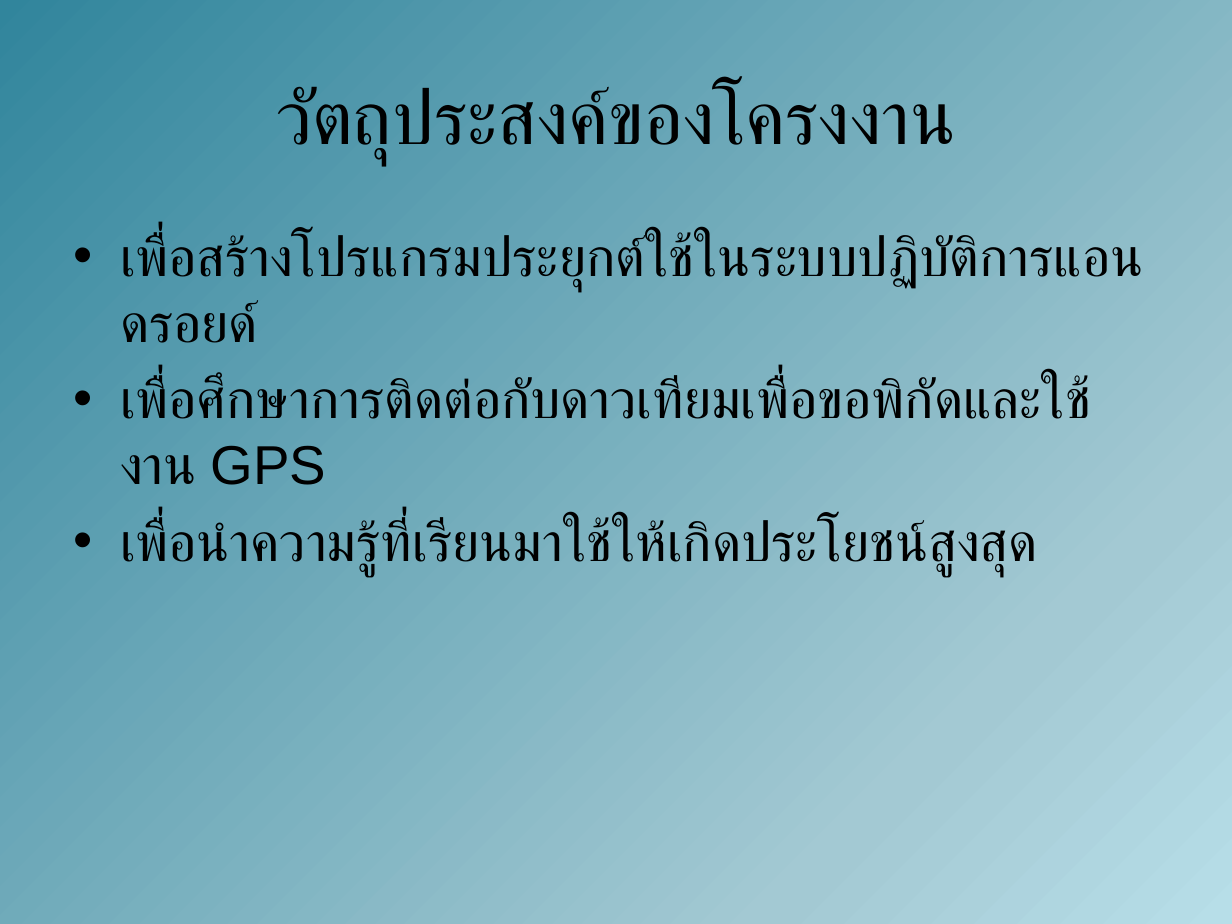
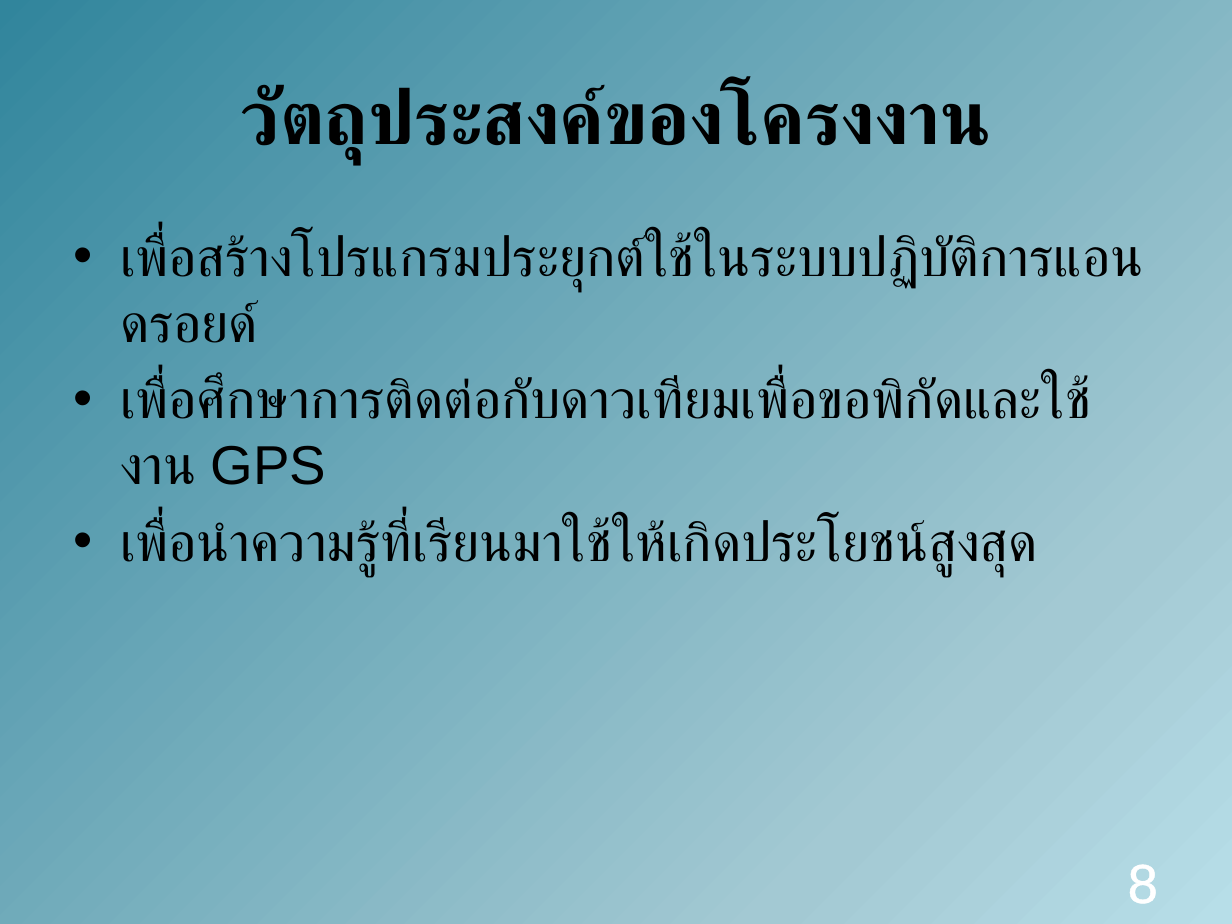
Before and after one commit to amfeelgood/Senior_Project, a slide deck: slide 8 of Doc/ProjectPresentation1.pptx (slide 6 before the commit). Drawn at 1232x924 pixels with LibreOffice and Linux fonts; fonts in the diff are those of the drawing. Boxes give left, top, right and bottom in pixels: in the first picture for what was removed or moved away, otherwise in the second. Text is boxed around its words. In the diff, an @@ line names an element or a change of style, - is before the commit and + after.

```diff
--- a/Doc/ProjectPresentation1.pptx
+++ b/Doc/ProjectPresentation1.pptx
@@ title "วัตถุประสงค์ของโครงงาน" at (241,85,991,163): bold on @@
@@ page number added at (1128,864,1158,904), 32 pt, text #FFFFFF @@
+8
```
Also in this commit, not shown: 15 other slides changed, 3 slides added, 1 slide removed.
